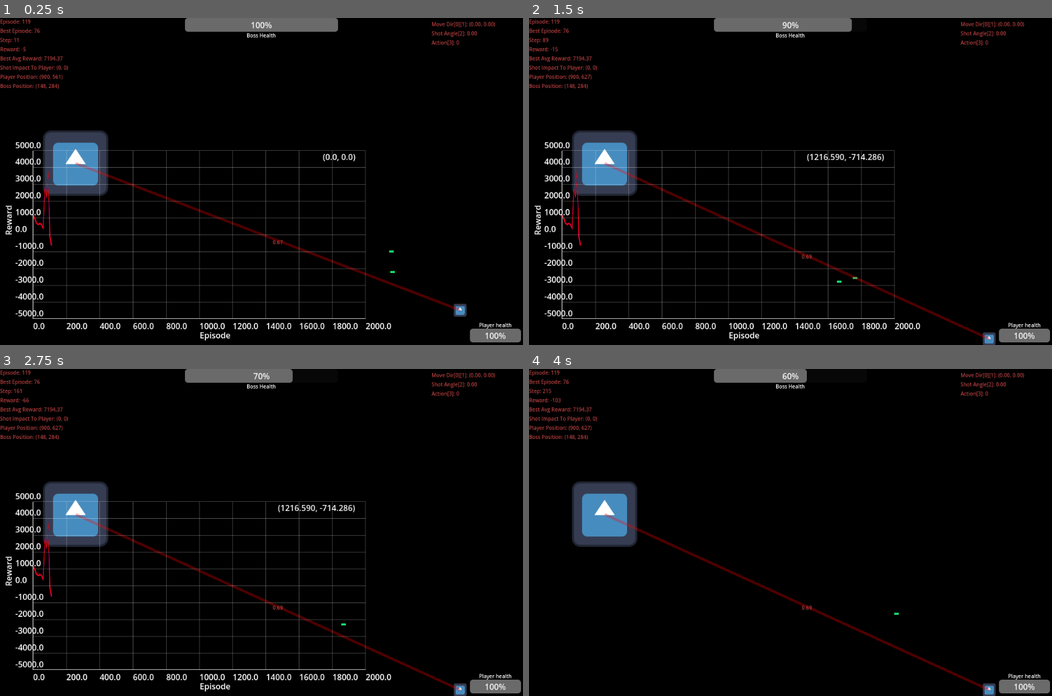
Above: before the commit, frames 1-4 (two rows, left to right).
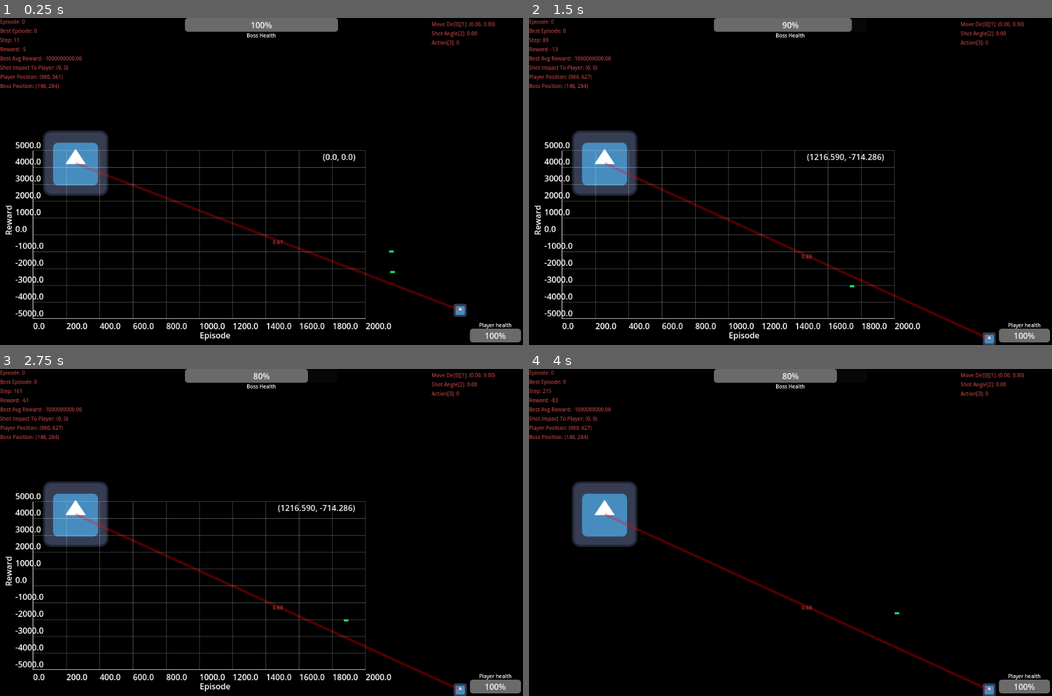
Above: after the commit, the same moments.

Repository: ElTomyDev/jueguito-para-los-pibardos-2
Game: Godot game, scene res://assets/scenes/worlds/level_1.tscn
Two runs of this game, one before a commit and one after it. Both use one fixed random seed, a clock stepped at 60 frames per second and the inputs below. The engine's default icon, where the game draws it, is replaced by a stand-in: a white triangle on a blue panel in a dark square.
Inputs (mouse positions are in pixels of both pictures, inside the frame that each line leads up to):
- Up to frame 1 (0.25 s): no input
- Up to frame 2 (1.5 s): tap Enter at 0.5 s; move the mouse to (764, 246) at 0.52 s; press the mouse at (764, 246) at 0.53 s; move the mouse to (947, 230) at 1.27 s; release the mouse at (947, 230) at 1.28 s; tap M (is_automatic_player) at 1.35 s
- Up to frame 3 (2.75 s): click (418, 581) at 1.55 s; move the mouse to (104, 483) at 2.02 s; press the mouse at (104, 483) at 2.03 s
- Up to frame 4 (4 s): move the mouse to (816, 532) at 2.77 s; release the mouse at (816, 532) at 2.78 s; tap O (toggle_graphs) at 2.85 s; click (816, 532) at 3.05 s; move the mouse to (712, 450) at 3.52 s; press the mouse at (712, 450) at 3.53 s; tap I (toggle_train_info) at 3.6 s

The runs differ from the first frame. In frame 1, 0.2% of the frame differs, in the area x 4-16%, y 0-70%; in frame 2, 0.2%; in frame 3, 0.4%; in frame 4, 0.4%, in the area x 4-71%, y 0-76%.

Commit message:
Agrega los mas inputs al jefe

Diff:
--- a/assets/scripts/characters/boss/boss_controller.gd
+++ b/assets/scripts/characters/boss/boss_controller.gd
@@ -118,6 +118,7 @@
 	var rel_vel          = Vector2.ZERO
 	var time_since_last: float
 
+
 	if is_instance_valid(near_player):
 		dist_to_player = clamp(
 			global_position.distance_to(near_player.global_position) / viewport_size.length(),
@@ -141,9 +142,18 @@
 	var b_dist: Array = []
 	var b_pos:  Array = []
 	var b_vel:  Array = []
-
+	var b_dir_to_boss_y:  Array = []
+	var b_dir_to_boss_x:  Array = []
+	var b_approach: Array = []
 	for bullet in bullets_detected:
 		if is_instance_valid(bullet):
+			var b_to_boss_x = (global_position.x - bullet.global_position.x) / viewport_size.x
+			var b_to_boss_y = (global_position.y - bullet.global_position.y) / viewport_size.y
+			var to_boss_dir = Vector2(b_to_boss_x, b_to_boss_y).normalized()
+			var approach_vel = bullet.velocity.dot((global_position - bullet.global_position).normalized()) / bullet.speed
+			b_approach.append(clamp(approach_vel, -1.0, 1.0))
+			b_dir_to_boss_x.append(to_boss_dir.x)  # ya en [-1, 1]
+			b_dir_to_boss_y.append(to_boss_dir.y)
 			b_dist.append(clamp(global_position.distance_to(bullet.global_position) / viewport_size.length(), 0.0, 1.0))
 			b_pos.append(bullet.global_position.x / viewport_size.x)
 			b_pos.append(bullet.global_position.y / viewport_size.y)
@@ -173,8 +183,8 @@
 		health / max_health,
 		dist_to_player,
 		angle_to_player_raw,
-		rel_vel.x / max_speed,
-		rel_vel.y / max_speed,
+		clamp(rel_vel.x / max_speed, -1.0, 1.0),
+		clamp(rel_vel.y / max_speed, -1.0, 1.0),
 		player_vel.x,
 		player_vel.y,
 		dist_to_center,
@@ -188,7 +198,9 @@
 	inputs.append_array(b_dist)
 	inputs.append_array(b_pos)
 	inputs.append_array(b_vel)
-
+	inputs.append_array(b_dir_to_boss_x)
+	inputs.append_array(b_dir_to_boss_y)
+	inputs.append_array(b_approach)
 	return inputs  # 35 floats
 
 func dead_if_can() -> void:
--- a/assets/scripts/characters/player/player_controller.gd
+++ b/assets/scripts/characters/player/player_controller.gd
@@ -75,8 +75,8 @@
 
 	return [
 		health / max_health,
-		self.is_on_floor(),
-		(GlobalVars.current_step - self.last_shot_step) / GlobalConst.MAX_STEP_FOR_EPISODE,
+		float(self.is_on_floor()),
+		clamp(float(GlobalVars.current_step - self.last_shot_step) / float(GlobalConst.MAX_STEP_FOR_EPISODE), 0.0, 1.0),
 		global_position.x / viewport_size.x,
 		global_position.y / viewport_size.y,
 	]
--- a/assets/scripts/simulation_manager.gd
+++ b/assets/scripts/simulation_manager.gd
@@ -14,14 +14,14 @@
 # REWARDS — todo en la misma escala, acumulado equilibrado
 # -------------------------------------------------------
 # --- Terminales ---
-const TERM_WIN_BASE        : float = 100.0
-const TERM_WIN_TIME_BONUS  : float = 30.0
-const TERM_LOSE            : float = -160.0
-const TERM_TIMEOUT_PEN     : float = -30.0
+const TERM_WIN_BASE        : float = 8.0
+const TERM_WIN_TIME_BONUS  : float = 2.0
+const TERM_LOSE            : float = -12.0
+const TERM_TIMEOUT_PEN     : float = -3.0
 
 const R_FOR_STEP: float = -0.01
 # --- Supervivencia ---
-const R_DAMAGE_TAKEN_MAX   : float = -20.0
+const R_DAMAGE_TAKEN_MAX   : float = -4.0
 const R_DODGE_DISTANCE_MIN : float = 60.0
 const R_DODGE_DISTANCE_MAX : float = 500.0
 const R_ACTIVE_DODGE_GAIN   : float = 0.2   # por cada unidad de distancia que se aleja
@@ -29,7 +29,7 @@
 const R_PASSIVE_DODGE       : float = 0.0   # mantener una pequeña recompensa si la bala desaparece (por si acaso)
 
 # --- Precisión ---
-const R_DAMAGE_DEALT_MAX     : float = 10.0
+const R_DAMAGE_DEALT_MAX     : float = 4.0
 const R_SHOT_GOOD_AIM        : float = 5.0
 const R_SHOT_HIT_PLAYER      : float = 5.5
 const R_GOOD_AIM             : float = 1.0
--- a/assets/train_data/train_data.json
+++ /dev/null
@@ -1,250 +0,0 @@
-{
-	"best_avg_episode": 76.0,
-	"best_avg_reward": 7194.36795503497979,
-	"best_episode_rewards": [
-		1166.51540418628997,
-		1166.51540418628997,
-		1166.51540418628997,
-		1166.51540418628997,
-		1166.51540418628997,
-		1166.51540418628997,
-		1166.51540418628997,
-		1166.51540418628997,
-		1166.51540418628997,
-		1166.51540418628997,
-		1166.51540418628997,
-		1361.16037244516997,
-		1361.16037244516997,
-		1361.16037244516997,
-		1361.16037244516997,
-		1361.16037244516997,
-		1361.16037244516997,
-		1428.41019410197009,
-		1428.41019410197009,
-		2996.17850945156988,
-		2996.17850945156988,
-		2996.17850945156988,
-		3772.57043797627011,
-		3772.57043797627011,
-		3772.57043797627011,
-		3772.57043797627011,
-		3772.57043797627011,
-		3772.57043797627011,
-		3772.57043797627011,
-		3772.57043797627011,
-		3772.57043797627011,
-		3772.57043797627011,
-		3772.57043797627011,
-		3772.57043797627011,
-		3772.57043797627011,
-		3772.57043797627011,
-		3772.57043797627011,
-		3772.57043797627011,
-		3772.57043797627011,
-		3772.57043797627011,
-		3772.57043797627011,
-		3772.57043797627011,
-		3772.57043797627011,
-		3772.57043797627011,
-		3772.57043797627011,
-		3772.57043797627011,
-		3772.57043797627011,
-		3772.57043797627011,
-		3772.57043797627011,
-		3772.57043797627011,
-		3772.57043797627011,
-		3772.57043797627011,
-		3772.57043797627011,
-		3772.57043797627011,
-		3772.57043797627011,
-		3772.57043797627011,
-		3772.57043797627011,
-		3772.57043797627011,
-		3772.57043797627011,
-		3772.57043797627011,
-		3772.57043797627011,
-		3772.57043797627011,
-		3772.57043797627011,
-		3772.57043797627011,
-		3772.57043797627011,
-		3772.57043797627011,
-		3772.57043797627011,
-		3772.57043797627011,
-		3772.57043797627011,
-		3772.57043797627011,
-		3772.57043797627011,
-		3772.57043797627011,
-		3772.57043797627011,
-		3772.57043797627011,
-		3772.57043797627011,
-		3772.57043797627011,
-		7194.36795503497979,
-		7194.36795503497979,
-		7194.36795503497979,
-		7194.36795503497979,
-		7194.36795503497979,
-		7194.36795503497979,
-		7194.36795503497979,
-		7194.36795503497979,
-		7194.36795503497979,
-		7194.36795503497979,
-		7194.36795503497979,
-		7194.36795503497979,
-		7194.36795503497979,
-		7194.36795503497979,
-		7194.36795503497979,
-		7194.36795503497979,
-		7194.36795503497979,
-		7194.36795503497979,
-		7194.36795503497979,
-		7194.36795503497979,
-		7194.36795503497979,
-		7194.36795503497979,
-		7194.36795503497979,
-		7194.36795503497979,
-		7194.36795503497979,
-		7194.36795503497979,
-		7194.36795503497979,
-		7194.36795503497979,
-		7194.36795503497979,
-		7194.36795503497979,
-		7194.36795503497979,
-		7194.36795503497979,
-		7194.36795503497979,
-		7194.36795503497979,
-		7194.36795503497979,
-		7194.36795503497979,
-		7194.36795503497979,
-		7194.36795503497979,
-		7194.36795503497979,
-		7194.36795503497979,
-		7194.36795503497979,
-		7194.36795503497979,
-		7194.36795503497979
-	],
-	"boss_wins": 3.0,
-	"episode": 119.0,
-	"episodes_rewards": [
-		1166.51540418628997,
-		458.326023252230016,
-		768.305970288736944,
-		731.67729224639902,
-		530.45728062272201,
-		234.274406095726988,
-		1115.39847158962993,
-		95.9806874884806973,
-		486.840019044662995,
-		312.860274387388984,
-		958.636417304256952,
-		1361.16037244516997,
-		-62.0952337153118989,
-		28.8455542367497983,
-		156.773954408281014,
-		445.417582141142987,
-		957.586348837632045,
-		1428.41019410197009,
-		1324.5919007453399,
-		2996.17850945156988,
-		697.25191111184597,
-		241.718540582665014,
-		3772.57043797627011,
-		1071.5205423217601,
-		893.846386841437948,
-		839.138595364486946,
-		2891.67302771813002,
-		383.729186672963976,
-		1270.31822991134004,
-		1460.57219531198007,
-		612.219013900859977,
-		1138.81464813466005,
-		761.492204874750996,
-		489.314607445472973,
-		719.650660239404033,
-		305.096299086273973,
-		334.578186635869997,
-		1276.4340359099499,
-		384.203197917626028,
-		127.148124358125997,
-		682.724771183084954,
-		642.48820091389598,
-		3551.41677293782004,
-		1469.09059625558007,
-		558.760611856694027,
-		1107.00800464508006,
-		508.227637083232992,
-		2548.78143956505983,
-		1842.35096622115998,
-		705.029380390468987,
-		611.240419788096006,
-		358.407556429179976,
-		806.400026364848031,
-		1478.29196964826997,
-		600.78904585461305,
-		977.797163650806965,
-		1229.94076611924993,
-		1129.20907535134006,
-		928.194306902743051,
-		999.568295427775979,
-		385.582087567296981,
-		1477.8499976164801,
-		955.258302673683033,
-		2464.66075517951003,
-		3639.6887144687098,
-		1041.45848980197002,
-		3162.97628116636997,
-		1083.87339876992996,
-		1052.35923650877999,
-		1082.00306260379989,
-		2702.26410222295999,
-		1930.67974587767003,
-		689.705956966840972,
-		200.69755911977299,
-		1762.1343858570599,
-		1374.49717280537993,
-		7194.36795503497979,
-		502.736689532594994,
-		1040.89048654515,
-		1136.98164702745999,
-		2261.30125524041978,
-		818.722220493184977,
-		1555.70804105752995,
-		1269.68637898548991,
-		2081.44732639437007,
-		4852.9683435791103,
-		2865.46951996778989,
-		832.526022041100987,
-		2389.25899931451022,
-		4048.58547218188005,
-		3847.67710969957989,
-		5550.42972277734043,
-		2341.06994824321009,
-		3866.64652429167018,
-		-15768.0761738704005,
-		2593.37080712184979,
-		263.776037650965975,
-		1965.3002667538799,
-		2391.65459113634006,
-		233.837229882397992,
-		-85.7879963026347951,
-		1009.85856283015005,
-		1828.69461513919009,
-		-26210.0135048923003,
-		-528.028423546020008,
-		-707.542677112743036,
-		408.529376689609023,
-		-82.1750465252675042,
-		-226.199516496305989,
-		-940.240498225240003,
-		-603.529494600858015,
-		-582.899794891565989,
-		-461.231897535419989,
-		-300.097218241812982,
-		-1394.31611749006993,
-		-56907.4466994789982,
-		-459.176104784495976,
-		-583.838208587108966,
-		-688.744277644742965
-	],
-	"player_wins": 117.0,
-	"timeouts": 0.0
-}
Not shown, changed: assets/train_data/boss_brain.pth
